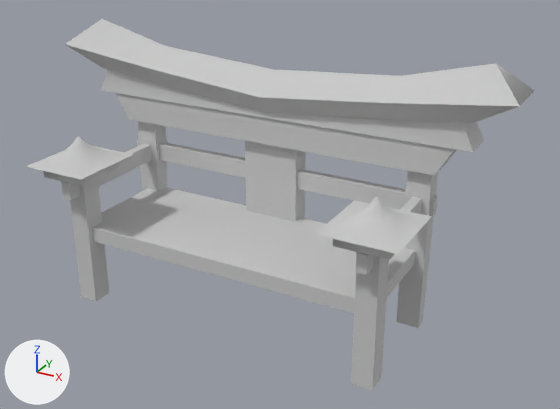
The FBX model cyberpunk/Assets/TEST/Models/Bench.FBX: old version first, new version second.
Both versions are drawn from a 50 mm camera at (0.575, -1.34, 1.014) aimed at (-0.163, 0.002, 0.344). Arrows for +X, +Y and +Z are at lower left; the lights stay in place. Where no turn or scale is listed for an object, it has been applied to the vertices.
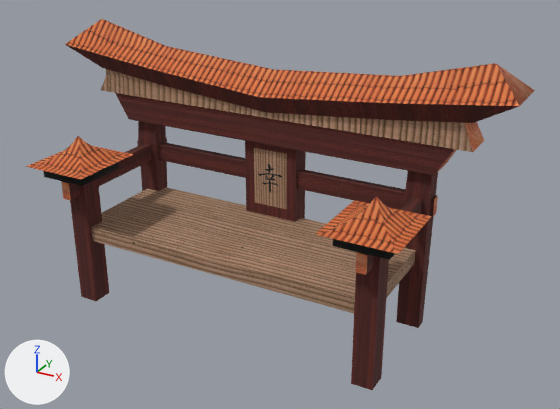
What differs and where, as boxes [x1, y1, x2, y2] in the pictures (560 x 409 px):
'Box014', recoloured, surface changed (grey to orange): [65, 19, 535, 123] in both
'Box011', recoloured, surface changed (grey to brown): [91, 187, 415, 313] in both
'Box003', recoloured, surface changed (grey to brown): [115, 93, 456, 175] in both
'Box004', recoloured, surface changed (grey to brown): [101, 69, 484, 152] in both
'Box012', recoloured, surface changed (grey to orange): [315, 196, 432, 260] in both
'Box005', recoloured, surface changed (grey to brown): [245, 141, 306, 222] in both
'Box001', recoloured (grey to brown): [351, 256, 389, 390] in both
'Box002', recoloured (grey to brown): [396, 171, 438, 328] in both
'Box006', recoloured (grey to brown): [70, 179, 109, 301] in both
'Box013', recoloured (grey to orange): [26, 136, 134, 186] in both
'Box007', recoloured (grey to brown): [138, 121, 167, 191] in both
part 4 of me_mesh_004, recoloured (grey to brown): [61, 137, 167, 200] in both
part 7 of me_mesh_001, recoloured (grey to brown): [137, 140, 438, 217] in both
part 8 of me_mesh_009, recoloured (grey to brown): [356, 197, 422, 275] in both

Edits to the bpy script that builds the scene:
```text
Change me_mesh_011:
    where me_mesh_011.from_pydata(...)  # 8 vertices, 10 faces; spans x -0.066..0.066, y -0.024..0.024, z 0.0..0.256
    remove me_mesh_011.materials.append(mat_02___default)  # light grey #cacaca
    me_mesh_011 part 5: texture (UV) coordinates of 10 of 10 faces, centred in x -0.066..0.066, y -0.024..0.024, z 0.085..0.256, changed; they spanned u 0.0..1.0, v 0.0..1.0 and now span u 0.74..0.97, v 0.23..0.58
    add me_mesh_011.materials.append(mat_material__0)  # picture img_uvw_jpg
Change me_mesh_012:
    where me_mesh_012.from_pydata(...)  # 12 vertices, 18 faces; spans x -0.373..-0.32, y -0.014..0.035, z 0.0..0.394
    remove me_mesh_012.materials.append(mat_02___default)  # light grey #cacaca
    add me_mesh_012.materials.append(mat_material__0)  # picture img_uvw_jpg
Change me_mesh_003:
    where me_mesh_003.from_pydata(...)  # 8 vertices, 10 faces; spans x -0.432..0.432, y -0.036..0.036, z -0.038..0.038
    remove me_mesh_003.materials.append(mat_02___default)  # light grey #cacaca
    me_mesh_003 part 6: texture (UV) coordinates of 10 of 10 faces, centred in x -0.417..0.417, y -0.036..0.036, z -0.013..0.038, changed; they spanned u 0.0..1.0, v 0.0..1.0 and now span u 0.17..1.0, v 0.02..0.65
    add me_mesh_003.materials.append(mat_material__0)  # picture img_uvw_jpg
Change me_mesh_002:
    where me_mesh_002.from_pydata(...)  # 8 vertices, 12 faces; spans x 0.329..0.374, y -0.024..0.024, z 0.0..0.35
    remove me_mesh_002.materials.append(mat_02___default)  # light grey #cacaca
    add me_mesh_002.materials.append(mat_material__0)  # picture img_uvw_jpg
Change me_mesh:
    where me_mesh.from_pydata(...)  # 25 vertices, 44 faces; spans x -0.542..0.542, y -0.065..0.057, z 0.016..0.171
    remove me_mesh.materials.append(mat_02___default)  # light grey #cacaca
    me_mesh part 2: texture (UV) coordinates of 44 of 44 faces, centred in x -0.52..0.52, y -0.057..0.051, z 0.025..0.136, changed; they spanned u 0.0..1.0, v 0.0..1.0 and now span u 0.17..1.0, v 0.02..0.84
    add me_mesh.materials.append(mat_material__0)  # picture img_uvw_jpg
Change me_mesh_005:
    where me_mesh_005.from_pydata(...)  # 8 vertices, 10 faces; spans x -0.357..0.357, y -0.137..0.137, z 0.0..0.034
    remove me_mesh_005.materials.append(mat_02___default)  # light grey #cacaca
    me_mesh_005 part 1: texture (UV) coordinates of 10 of 10 faces, centred in x -0.357..0.357, y -0.137..0.137, z 0.011..0.034, changed; they spanned u 0.0..1.0, v 0.0..1.0 and now span u 0.17..0.91, v 0.27..0.97
    add me_mesh_005.materials.append(mat_material__0)  # picture img_uvw_jpg
Change me_mesh_007:
    where me_mesh_007.from_pydata(...)  # 8 vertices, 12 faces; spans x -0.369..-0.324, y -0.024..0.024, z 0.0..0.35
    remove me_mesh_007.materials.append(mat_02___default)  # light grey #cacaca
    add me_mesh_007.materials.append(mat_material__0)  # picture img_uvw_jpg
Change me_mesh_013:
    where me_mesh_013.from_pydata(...)  # 12 vertices, 18 faces; spans x -0.466..0.461, y -0.04..0.04, z -0.024..0.041
    remove me_mesh_013.materials.append(mat_02___default)  # light grey #cacaca
    me_mesh_013 part 3: texture (UV) coordinates of 18 of 18 faces, centred in x -0.46..0.455, y -0.039..0.039, z -0.011..0.041, changed; they spanned u 0.0..1.0, v 0.0..1.0 and now span u 0.17..0.99, v 0.02..0.72
    add me_mesh_013.materials.append(mat_material__0)  # picture img_uvw_jpg
Change me_mesh_004:
    where me_mesh_004.from_pydata(...)  # 8 vertices, 12 faces; spans x -0.357..-0.336, y -0.177..0.177, z -0.02..0.02
    me_mesh_004 part 4: 12 faces spanning x -0.357..-0.336, y -0.177..0.177, z -0.02..0.02 switch from mat_02___default (light grey #cacaca) to mat_material__0 (picture img_uvw_jpg)
Change me_mesh_009:
    where me_mesh_009.from_pydata(...)  # 8 vertices, 12 faces; spans x 0.341..0.362, y -0.177..0.177, z -0.02..0.02
    me_mesh_009 part 8: 12 faces spanning x 0.341..0.362, y -0.177..0.177, z -0.02..0.02 switch from mat_02___default (light grey #cacaca) to mat_material__0 (picture img_uvw_jpg)
Change me_mesh_008:
    where me_mesh_008.from_pydata(...)  # 25 vertices, 44 faces; spans x -0.425..-0.268, y -0.087..0.087, z 0.0..0.087
    remove me_mesh_008.materials.append(mat_02___default)  # light grey #cacaca
    add me_mesh_008.materials.append(mat_material__0)  # picture img_uvw_jpg
Change me_mesh_006:
    where me_mesh_006.from_pydata(...)  # 25 vertices, 44 faces; spans x 0.273..0.43, y -0.087..0.087, z 0.0..0.087
    remove me_mesh_006.materials.append(mat_02___default)  # light grey #cacaca
    me_mesh_006 part 9: texture (UV) coordinates of 44 of 44 faces, centred in x 0.279..0.423, y -0.08..0.08, z 0.006..0.076, changed; they spanned u 0.0..1.0, v 0.0..1.0 and now span u 0.86..0.99, v 0.01..0.23
    add me_mesh_006.materials.append(mat_material__0)  # picture img_uvw_jpg
Change me_mesh_001:
    where me_mesh_001.from_pydata(...)  # 8 vertices, 12 faces; spans x -0.385..0.385, y -0.011..0.011, z -0.02..0.02
    me_mesh_001 part 7: 12 faces spanning x -0.385..0.385, y -0.011..0.011, z -0.02..0.02 switch from mat_02___default (light grey #cacaca) to mat_material__0 (picture img_uvw_jpg)
Change me_mesh_010:
    where me_mesh_010.from_pydata(...)  # 12 vertices, 18 faces; spans x 0.325..0.378, y -0.014..0.035, z 0.0..0.394
    remove me_mesh_010.materials.append(mat_02___default)  # light grey #cacaca
    add me_mesh_010.materials.append(mat_material__0)  # picture img_uvw_jpg
```
